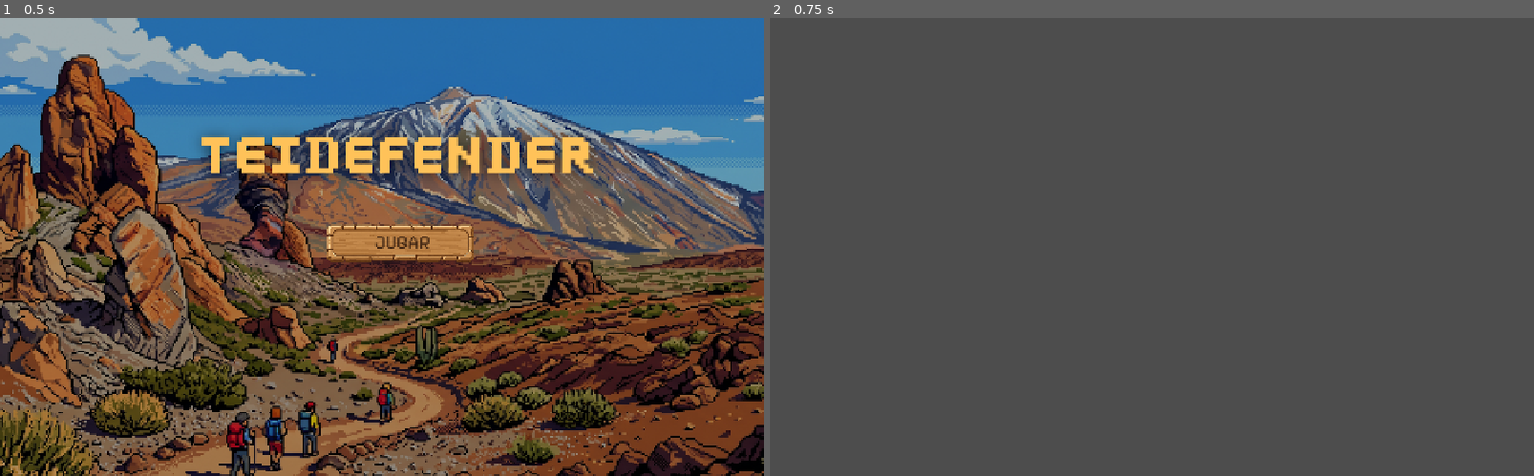
Above: before the commit, frames 1-2 (left to right).
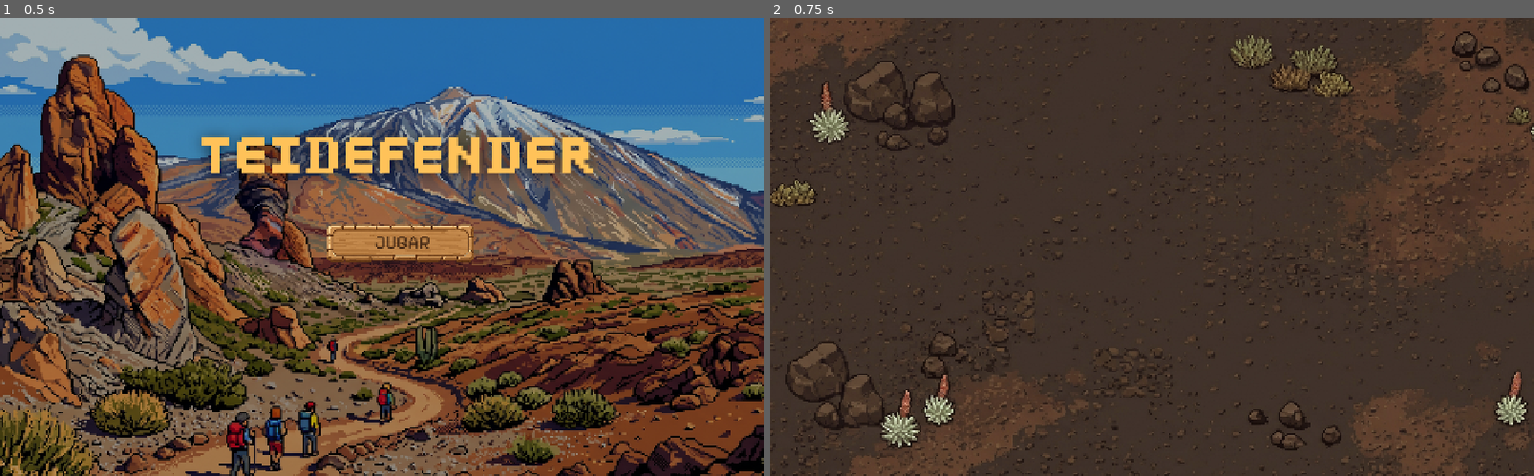
Above: after the commit, the same moments.

Repository: kiaramaldonado/teidefender
Game: Godot game, scene res://escenas/MenuPrincipal.tscn
The game is run twice, just before and just after one commit, with the same random seed, the same clock (stepped at 60 frames per second) and the same inputs.
Inputs:
- Up to frame 1 (0.5 s): no input
- Up to frame 2 (0.75 s): click "JUGAR" at 0.5 s

Frame 1 is identical in both runs. In frame 2, 99% of the frame differs, in the area x 0-100%, y 0-100%.

Commit message:
feat(fences): import fences to use in game

Diff:
--- a/escenas/Jugador.tscn
+++ b/escenas/Jugador.tscn
@@ -170,7 +170,7 @@
 }],
 "loop": true,
 "name": &"walk_up",
-"speed": 5.0
+"speed": 10.0
 }]
 
 [sub_resource type="CapsuleShape2D" id="CapsuleShape2D_a0tr0"]
--- a/escenas/Mundo.tscn
+++ b/escenas/Mundo.tscn
@@ -1,3 +1,51 @@
 [gd_scene format=3 uid="uid://du4a8euw5pmed"]
 
+[ext_resource type="PackedScene" uid="uid://bxvwl1qfvduyi" path="res://escenas/Jugador.tscn" id="1_h3ccx"]
+[ext_resource type="Texture2D" uid="uid://dd8yjt2h40qye" path="res://fondos/main_background.png" id="2_afu8k"]
+[ext_resource type="Texture2D" uid="uid://bklfgst0fugi4" path="res://sprites/tilesets/spr_fencePost.png" id="3_0nm1d"]
+
+[sub_resource type="TileSetAtlasSource" id="TileSetAtlasSource_ypkjc"]
+texture = ExtResource("3_0nm1d")
+texture_region_size = Vector2i(32, 32)
+2:0/0 = 0
+3:0/0 = 0
+4:0/0 = 0
+5:0/0 = 0
+2:1/0 = 0
+3:1/0 = 0
+4:1/0 = 0
+5:1/0 = 0
+2:2/0 = 0
+3:2/0 = 0
+4:2/0 = 0
+5:2/0 = 0
+2:3/0 = 0
+3:3/0 = 0
+4:3/0 = 0
+5:3/0 = 0
+2:4/0 = 0
+3:4/0 = 0
+4:4/0 = 0
+5:4/0 = 0
+2:5/0 = 0
+3:5/0 = 0
+4:5/0 = 0
+5:5/0 = 0
+1:0/0 = 0
+1:1/0 = 0
+1:2/0 = 0
+0:0/0 = 0
+
+[sub_resource type="TileSet" id="TileSet_hf2qs"]
+sources/0 = SubResource("TileSetAtlasSource_ypkjc")
+
 [node name="Node2D" type="Node2D" unique_id=585555696]
+
+[node name="CharacterBody2D" parent="." unique_id=1337300701 instance=ExtResource("1_h3ccx")]
+
+[node name="Fondo" type="Sprite2D" parent="." unique_id=2099713201]
+position = Vector2(640, 384)
+texture = ExtResource("2_afu8k")
+
+[node name="Vallas" type="TileMapLayer" parent="." unique_id=516839147]
+tile_set = SubResource("TileSet_hf2qs")
Binary file added: sprites/tilesets/spr_fencePost.png
Not shown, added: sprites/tilesets/spr_fencePost.png.import
